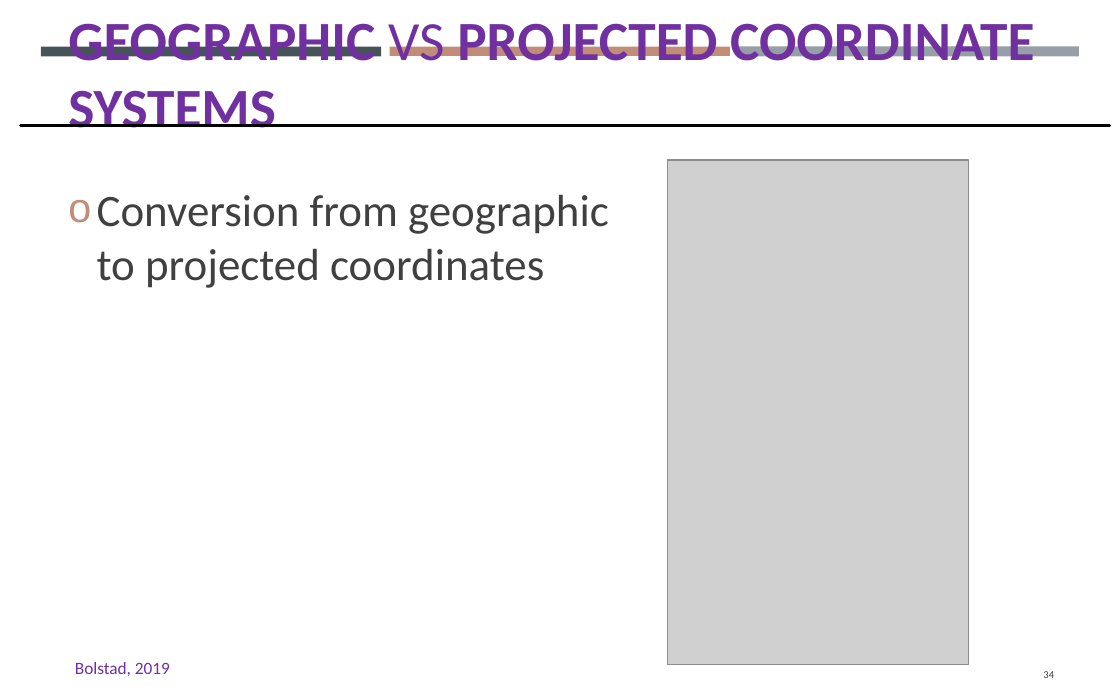
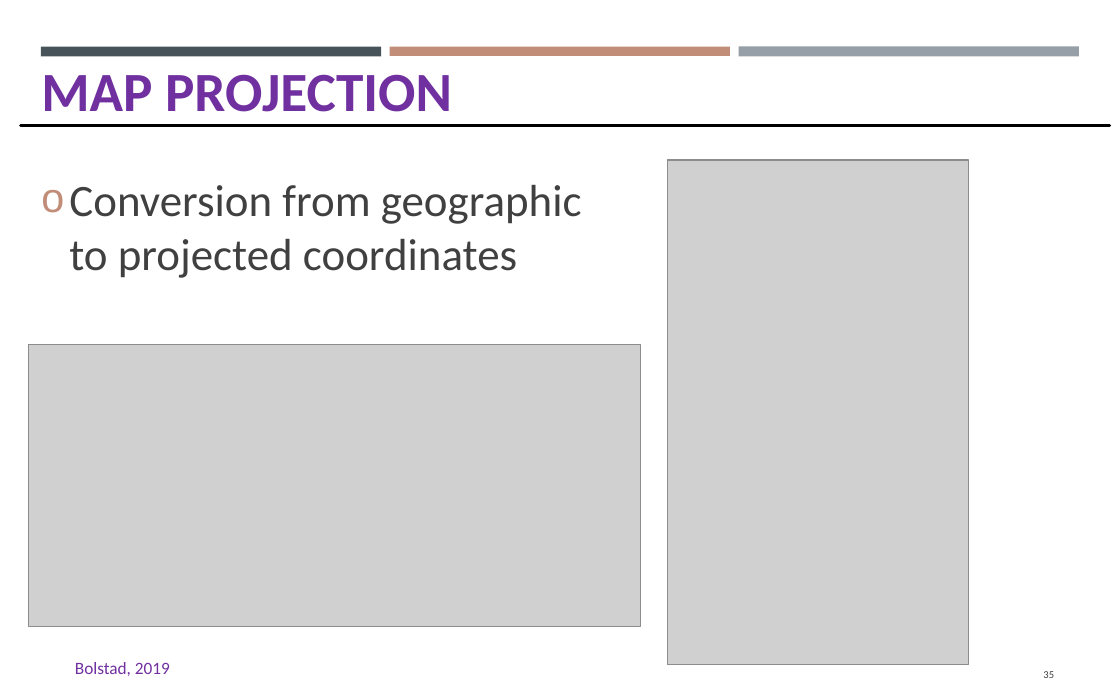
Before and after one commit to gisynw/GIS_I, a slide deck: slide 35 of docs/Lectures/Week03/Lecture02_GEOG2475_Datum.pptx (slide 34 before the commit). Drawn at 1120x700 pixels with LibreOffice and Linux fonts; fonts in the diff are those of the drawing; grey boxes stand for pictures. Boxes give left, top, right and bottom in pixels: in the first picture for what was removed or moved away, otherwise in the second. Text is boxed around its words. In the diff, an @@ line names an element or a change of style, - is before the commit and + after.

```diff
--- a/docs/Lectures/Week03/Lecture02_GEOG2475_Datum.pptx
+++ b/docs/Lectures/Week03/Lecture02_GEOG2475_Datum.pptx
@@ title at bbox=[41, 74, 452, 112]: text changed @@
-GEOGRAPHIC VS PROJECTED COORDINATE SYSTEMS
+MAP PROJECTION
@@ text "Conversion from geographic to projected ...": place and size @@
-text "Conversion from geographic to projected ..." at bbox=[97, 195, 609, 288]
+text "Conversion from geographic to projected ..." at bbox=[69, 185, 582, 278]
@@ picture added at bbox=[29, 345, 640, 626] @@
@@ page number at bbox=[1043, 671, 1054, 678]: text changed @@
-34
+35
```
Also in this commit, not shown: 35 other slides changed, 8 slides added, 16 slides removed, 3 other files.
